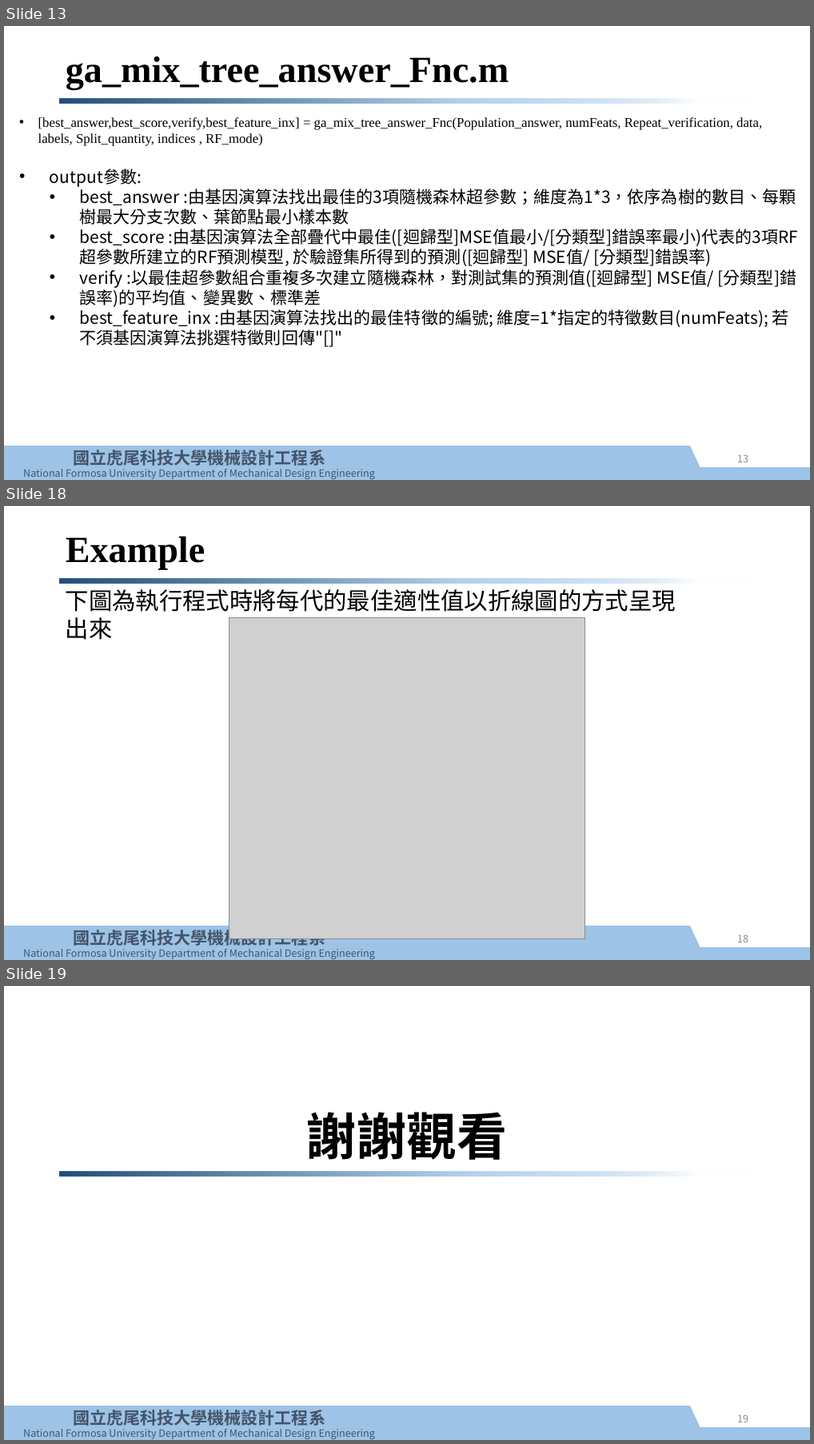
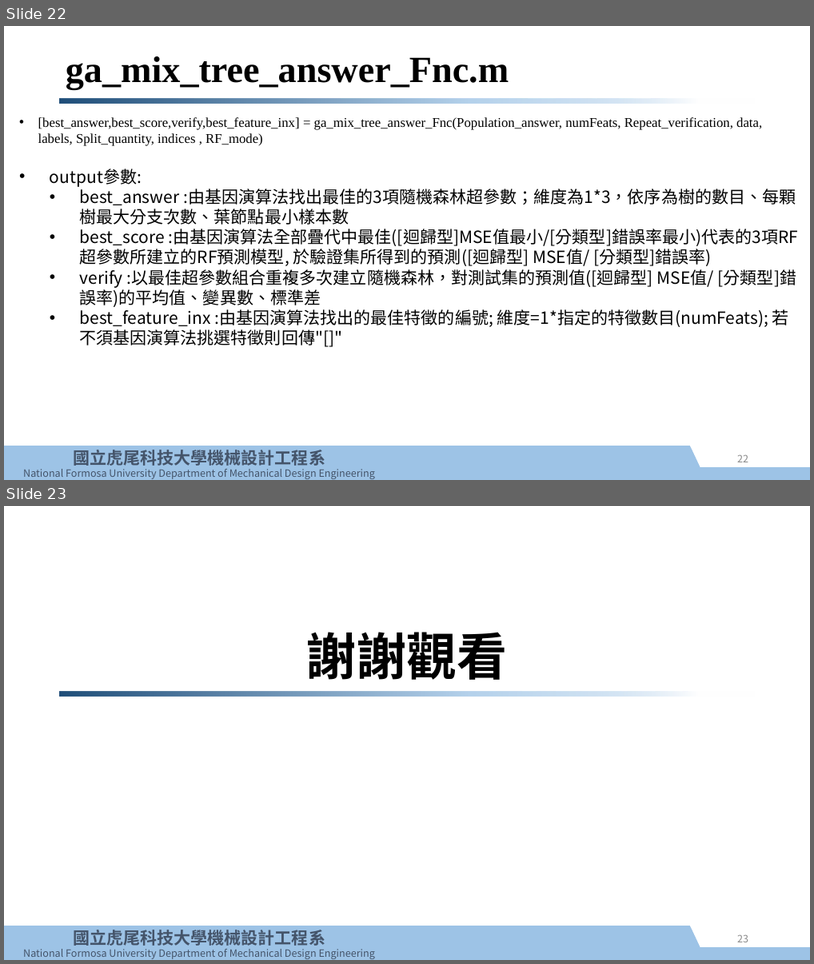
Before and after one commit to e970230/test, a slide deck: GA_RF/基因演算法控制隨機森林使用說明.pptx. Shown one above the other, each under a label of ours: slides 13, 18 and 19 before the commit, slides 22 and 23 after it; the slides between them are not shown. The pictures are 814x1444 and 814x964 pixels, drawn with LibreOffice and Linux fonts; fonts in the diff are those of the drawing; grey boxes stand for pictures; background and template pictures are left out. Boxes give left, top, right and bottom in pixels: in the first picture for what was removed or moved away, otherwise in the second. Text is boxed around its words. In the diff, an @@ line names an element or a change of style, - is before the commit and + after.

```diff
--- a/GA_RF/基因演算法控制隨機森林使用說明.pptx
+++ b/GA_RF/基因演算法控制隨機森林使用說明.pptx
@@ slide 18 removed at (4, 506, 810, 960), background #FFFFFF; not listed: 5 template elements that a slide beside it also shows @@
@@ title removed at (66, 536, 205, 569) @@
-Example
@@ text removed at (66, 589, 676, 640) @@
-下圖為執行程式時將每代的最佳適性值以折線圖的方式呈現出來
@@ picture removed at (229, 617, 586, 939) @@
@@ page number removed at (738, 935, 749, 942) @@
-18
@@ what was slide 13 is now slide 22 @@
@@ page number at (738, 455, 749, 462): text changed @@
-13
+22
@@ what was slide 19 is now slide 23 @@
@@ page number at (738, 935, 749, 942): text changed @@
-19
+23
```
Also in this commit, not shown: 7 slides changed, 8 slides added, 3 other slides removed.
